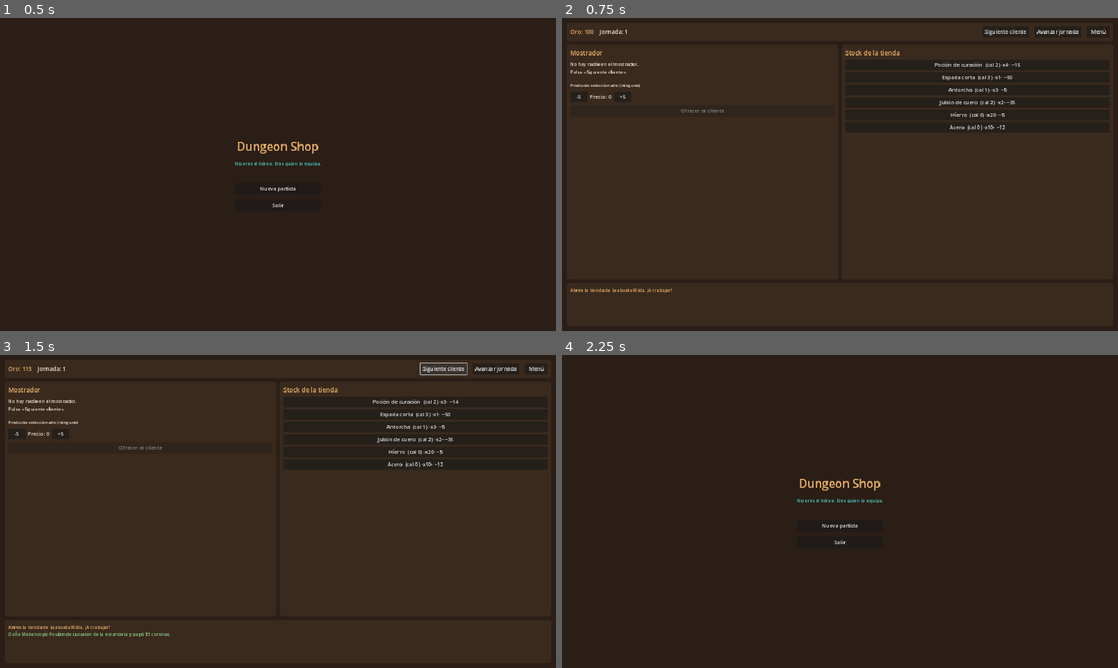
Above: before the commit, frames 1-4 (two rows, left to right).
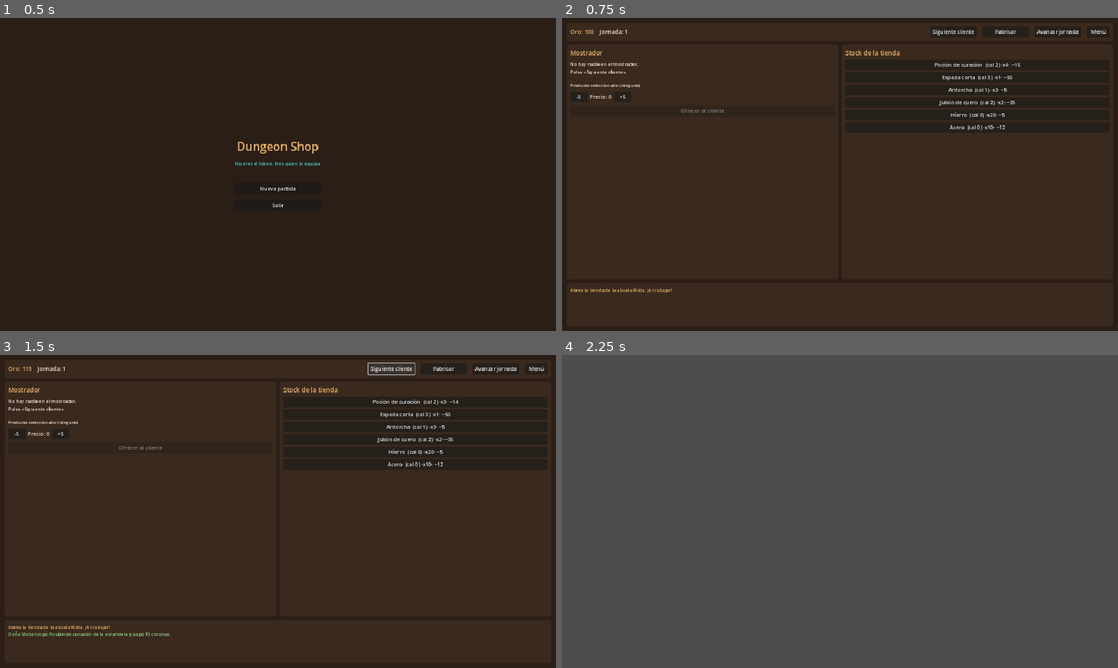
Above: after the commit, the same moments.

Repository: luckyvalentinaguirre-bot/DungeonShop
Game: Godot game, scene res://scenes/main_menu/MainMenu.tscn
Two runs of this game, one before a commit and one after it. Both use one fixed random seed, a clock stepped at 60 frames per second and the inputs below.
Inputs:
- Up to frame 1 (0.5 s): no input
- Up to frame 2 (0.75 s): click "Nueva partida" at 0.5 s
- Up to frame 3 (1.5 s): click "Siguiente cliente" at 1.25 s
- Up to frame 4 (2.25 s): click "Menú" (after the commit: "Fabricar") at 2 s

Frame 1 is identical in both runs. In frame 2, 0.1% of the frame differs, in the area x 66-84%, y 3-6%; in frame 3, 0.3%; in frame 4, 100%, in the area x 0-100%, y 0-100%.
Error after the commit: Parse Error: Cannot infer the type of "available" variable because the value doesn't have a set type. (res://scripts/ui/CraftingScreen.gd:147)

Commit message:
Fase 7 (incremento 2): panel de fabricación jugable
Añade la interfaz de fabricación al bucle jugable: eliges una receta y los
materiales del stock (con sus rasgos) y creas el objeto, que se añade al stock
para venderlo. Muestra en vivo cómo los materiales elegidos determinan la
calidad y el perfil del resultado (el pilar de identidad del juego).

- CraftingLibrary: carga recetas y estaciones desde resources/.
- CraftingResolver.satisfies(): comprobación pública para habilitar el botón.
- GameState: carga la biblioteca y expone craft() (consume materiales del stock
  y añade el resultado).
- CraftingScreen (scripts/ui/) + escena: recetas | taller | materiales + log.
- SceneRouter.goto_crafting(); botón "Fabricar" en la tienda.

Docs: Roadmap Fase 7 incremento 2 marcado.

Co-Authored-By: Claude Opus 4.8 <noreply@anthropic.com>
Claude-Session: https://claude.ai/code/session_01BvQJaW7W6TmoPXUchrmyos

Diff:
--- /dev/null
+++ b/scenes/crafting/CraftingScreen.tscn
@@ -0,0 +1,10 @@
+[gd_scene load_steps=2 format=3]
+
+[ext_resource type="Script" path="res://scripts/ui/CraftingScreen.gd" id="1_craft"]
+
+[node name="CraftingScreen" type="Control"]
+layout_mode = 3
+anchors_preset = 15
+anchor_right = 1.0
+anchor_bottom = 1.0
+script = ExtResource("1_craft")
--- /dev/null
+++ b/scripts/crafting/CraftingLibrary.gd
@@ -0,0 +1,43 @@
+class_name CraftingLibrary
+extends RefCounted
+## Carga las recetas y estaciones de fabricación desde resources/. Fuente única para
+## la UI de fabricación. Ver docs/systems/05_Crafting.md y docs/Items.md.
+
+const RECIPES_DIR := "res://resources/recipes/"
+const STATIONS_DIR := "res://resources/stations/"
+
+var _recipes: Array = []
+## id(StringName) -> CraftingStationData
+var _stations: Dictionary = {}
+
+func load_all() -> void:
+	_recipes.clear()
+	_stations.clear()
+	for res in _load_dir(RECIPES_DIR):
+		if res is RecipeData:
+			_recipes.append(res)
+	for res in _load_dir(STATIONS_DIR):
+		if res is CraftingStationData:
+			_stations[res.id] = res
+
+func recipes() -> Array:
+	return _recipes
+
+func station(station_id: StringName) -> CraftingStationData:
+	return _stations.get(station_id)
+
+func _load_dir(path: String) -> Array:
+	var out: Array = []
+	var dir := DirAccess.open(path)
+	if dir == null:
+		return out
+	dir.list_dir_begin()
+	var file_name := dir.get_next()
+	while file_name != "":
+		if not dir.current_is_dir() and file_name.ends_with(".tres"):
+			var res: Resource = load(path + file_name)
+			if res != null:
+				out.append(res)
+		file_name = dir.get_next()
+	dir.list_dir_end()
+	return out
--- a/scripts/crafting/CraftingResolver.gd
+++ b/scripts/crafting/CraftingResolver.gd
@@ -65,6 +65,13 @@
 	r.reason = "crafted"
 	return r
 
+## ¿Los materiales elegidos son suficientes para la receta? (comprobación pública
+## para que la UI pueda habilitar/deshabilitar el botón de fabricar).
+static func satisfies(recipe: RecipeData, materials: Array) -> bool:
+	if recipe == null:
+		return false
+	return _satisfies_slots(recipe, materials)
+
 ## ¿Los materiales aportados cubren todas las ranuras (categoría + cantidad)?
 static func _satisfies_slots(recipe: RecipeData, materials: Array) -> bool:
 	var provided: Dictionary = {}
--- a/scripts/managers/GameState.gd
+++ b/scripts/managers/GameState.gd
@@ -10,6 +10,7 @@
 
 var economy: EconomySystem
 var item_db: ItemDatabase
+var crafting: CraftingLibrary
 var player_wallet: WalletComponent
 ## Stock de la tienda (almacén + estantería unificados en esta primera versión).
 var stock: Inventory
@@ -24,6 +25,9 @@
 
 	item_db = ItemDatabase.new()
 	item_db.load_all()
+
+	crafting = CraftingLibrary.new()
+	crafting.load_all()
 
 	economy = EconomySystem.new()
 	economy.name = "EconomySystem"
@@ -53,6 +57,18 @@
 func spawn_customer() -> Customer:
 	var arr := CustomerSpawner.spawn_day(customer_pool, 1, rng)
 	return arr[0] if not arr.is_empty() else null
+
+## Fabrica un objeto con la receta y los materiales elegidos. Si tiene éxito,
+## consume los materiales del stock y añade el resultado. Ver docs/systems/05_Crafting.md.
+func craft(recipe: RecipeData, materials: Array) -> CraftingResolver.Result:
+	var station := crafting.station(recipe.station_id) if crafting != null else null
+	var result := CraftingResolver.craft(recipe, materials, station, item_db, rng)
+	if result.success:
+		for m in materials:
+			if m != null and m.data != null:
+				stock.remove(m.data.id, m.quantity)
+		stock.add(result.output)
+	return result
 
 ## Avanza una jornada: la demanda revierte y (cada semana) fluctúa el mercado.
 func advance_day() -> void:
--- a/scripts/managers/SceneRouter.gd
+++ b/scripts/managers/SceneRouter.gd
@@ -7,6 +7,7 @@
 
 const MAIN_MENU := "res://scenes/main_menu/MainMenu.tscn"
 const SHOP := "res://scenes/shop/Shop.tscn"
+const CRAFTING := "res://scenes/crafting/CraftingScreen.tscn"
 
 func goto(path: String) -> void:
 	get_tree().change_scene_to_file(path)
@@ -16,3 +17,6 @@
 
 func goto_main_menu() -> void:
 	goto(MAIN_MENU)
+
+func goto_crafting() -> void:
+	goto(CRAFTING)
--- /dev/null
+++ b/scripts/ui/CraftingScreen.gd
@@ -0,0 +1,227 @@
+extends Control
+## Pantalla de fabricación: elige una receta y los materiales (con sus rasgos) del
+## stock, y crea el objeto, que se añade al stock para venderlo. Muestra en vivo cómo
+## los materiales elegidos determinan la calidad/perfil. Ver docs/systems/05_Crafting.md.
+
+var _gold_label: Label
+var _recipe_box: VBoxContainer
+var _materials_box: VBoxContainer
+var _selection_label: Label
+var _info_label: Label
+var _craft_btn: Button
+var _log: RichTextLabel
+
+var _selected_recipe: RecipeData
+var _selection: Array = []  # ItemInstance (unidades elegidas)
+
+func _ready() -> void:
+	if GameState.economy == null:
+		GameState.new_game()
+	set_anchors_and_offsets_preset(Control.PRESET_FULL_RECT)
+	UiFactory.background(self)
+	_build_ui()
+	_refresh_all()
+
+func _build_ui() -> void:
+	var margin := MarginContainer.new()
+	margin.set_anchors_and_offsets_preset(Control.PRESET_FULL_RECT)
+	for side in ["left", "top", "right", "bottom"]:
+		margin.add_theme_constant_override("margin_" + side, 16)
+	add_child(margin)
+
+	var root := UiFactory.vbox(12)
+	margin.add_child(root)
+
+	# HUD
+	var hud := UiFactory.panel()
+	var hud_row := UiFactory.hbox(20)
+	hud.add_child(hud_row)
+	hud_row.add_child(UiFactory.label("Fabricación", 22, UiFactory.COL_ACCENT))
+	_gold_label = UiFactory.label("Oro: 0", 18)
+	hud_row.add_child(_gold_label)
+	var spacer := Control.new()
+	spacer.size_flags_horizontal = Control.SIZE_EXPAND_FILL
+	hud_row.add_child(spacer)
+	var back := UiFactory.button("Volver a la tienda")
+	back.pressed.connect(func() -> void: SceneRouter.goto_shop())
+	hud_row.add_child(back)
+	root.add_child(hud)
+
+	# Cuerpo: recetas | selección | materiales
+	var body := UiFactory.hbox(12)
+	body.size_flags_vertical = Control.SIZE_EXPAND_FILL
+	root.add_child(body)
+	body.add_child(_build_recipes_panel())
+	body.add_child(_build_selection_panel())
+	body.add_child(_build_materials_panel())
+
+	# Log
+	var log_panel := UiFactory.panel()
+	log_panel.custom_minimum_size = Vector2(0, 120)
+	_log = RichTextLabel.new()
+	_log.bbcode_enabled = true
+	_log.scroll_following = true
+	_log.add_theme_color_override("default_color", UiFactory.COL_TEXT)
+	log_panel.add_child(_log)
+	root.add_child(log_panel)
+
+func _build_recipes_panel() -> Control:
+	var panel := UiFactory.panel()
+	panel.size_flags_horizontal = Control.SIZE_EXPAND_FILL
+	var box := UiFactory.vbox(6)
+	panel.add_child(box)
+	box.add_child(UiFactory.label("Recetas", 18, UiFactory.COL_ACCENT))
+	_recipe_box = UiFactory.vbox(6)
+	box.add_child(_recipe_box)
+	return panel
+
+func _build_selection_panel() -> Control:
+	var panel := UiFactory.panel()
+	panel.size_flags_horizontal = Control.SIZE_EXPAND_FILL
+	var box := UiFactory.vbox(8)
+	panel.add_child(box)
+	box.add_child(UiFactory.label("Taller", 18, UiFactory.COL_ACCENT))
+	_info_label = UiFactory.label("Elige una receta.", 15)
+	box.add_child(_info_label)
+	_selection_label = UiFactory.label("Materiales elegidos: (ninguno)", 15)
+	box.add_child(_selection_label)
+	var clear_btn := UiFactory.button("Limpiar selección")
+	clear_btn.pressed.connect(_clear_selection)
+	box.add_child(clear_btn)
+	_craft_btn = UiFactory.button("Fabricar")
+	_craft_btn.disabled = true
+	_craft_btn.pressed.connect(_on_craft)
+	box.add_child(_craft_btn)
+	return panel
+
+func _build_materials_panel() -> Control:
+	var panel := UiFactory.panel()
+	panel.size_flags_horizontal = Control.SIZE_EXPAND_FILL
+	var box := UiFactory.vbox(6)
+	panel.add_child(box)
+	box.add_child(UiFactory.label("Materiales en stock", 18, UiFactory.COL_ACCENT))
+	var scroll := ScrollContainer.new()
+	scroll.size_flags_vertical = Control.SIZE_EXPAND_FILL
+	scroll.horizontal_scroll_mode = ScrollContainer.SCROLL_MODE_DISABLED
+	box.add_child(scroll)
+	_materials_box = UiFactory.vbox(6)
+	_materials_box.size_flags_horizontal = Control.SIZE_EXPAND_FILL
+	scroll.add_child(_materials_box)
+	return panel
+
+# ------------------------------------------------------------------------ lógica
+func _refresh_all() -> void:
+	_gold_label.text = "Oro: %d" % GameState.gold()
+	_refresh_recipes()
+	_refresh_materials()
+	_refresh_selection()
+
+func _refresh_recipes() -> void:
+	for c in _recipe_box.get_children():
+		c.queue_free()
+	var recipes := GameState.crafting.recipes()
+	if recipes.is_empty():
+		_recipe_box.add_child(UiFactory.label("(No hay recetas)", 14))
+		return
+	for recipe in recipes:
+		var btn := UiFactory.button(recipe.display_name)
+		btn.custom_minimum_size = Vector2(0, 34)
+		btn.pressed.connect(_select_recipe.bind(recipe))
+		_recipe_box.add_child(btn)
+
+func _select_recipe(recipe: RecipeData) -> void:
+	_selected_recipe = recipe
+	_clear_selection()
+	_info_label.text = "Receta: %s\nNecesita: %s\nProduce: %s" % [
+		recipe.display_name, _slots_text(recipe), _output_name(recipe),
+	]
+
+func _refresh_materials() -> void:
+	for c in _materials_box.get_children():
+		c.queue_free()
+	var found := false
+	for slot in GameState.stock.get_items():
+		if slot.data == null or slot.data.category != GameEnums.Category.MATERIAL:
+			continue
+		found = true
+		var available := slot.quantity - _selected_count(slot.data.id)
+		var btn := UiFactory.button("%s ·x%d· (+)" % [slot.data.display_name, available])
+		btn.custom_minimum_size = Vector2(0, 32)
+		btn.disabled = available <= 0
+		btn.pressed.connect(_add_material.bind(slot))
+		_materials_box.add_child(btn)
+	if not found:
+		_materials_box.add_child(UiFactory.label("(Sin materiales en stock)", 14))
+
+func _add_material(slot: ItemInstance) -> void:
+	if _selected_recipe == null:
+		_log_line("Elige primero una receta.")
+		return
+	if slot.quantity - _selected_count(slot.data.id) <= 0:
+		return
+	_selection.append(ItemInstance.new(slot.data, slot.quality, 1))
+	_refresh_selection()
+	_refresh_materials()
+
+func _clear_selection() -> void:
+	_selection.clear()
+	_refresh_selection()
+	_refresh_materials()
+
+func _refresh_selection() -> void:
+	if _selection.is_empty():
+		_selection_label.text = "Materiales elegidos: (ninguno)"
+	else:
+		var names: Array = []
+		for m in _selection:
+			names.append(m.data.display_name)
+		_selection_label.text = "Materiales elegidos: " + ", ".join(names)
+	_craft_btn.disabled = not CraftingResolver.satisfies(_selected_recipe, _selection)
+
+func _on_craft() -> void:
+	if _selected_recipe == null:
+		return
+	var result := GameState.craft(_selected_recipe, _selection)
+	if result.success:
+		var out := result.output
+		var defect_txt := "  [color=#d98f6a](¡defectuoso!)[/color]" if out.defect else ""
+		_log_line("[color=#8fd08a]Fabricaste %s (calidad %d)%s. Perfil: %s[/color]" % [
+			out.data.display_name, out.quality, defect_txt, str(out.attributes),
+		])
+	else:
+		_log_line("[color=#d98f6a]No se pudo fabricar: %s[/color]" % result.reason)
+	_clear_selection()
+	_refresh_all()
+
+# ------------------------------------------------------------------------ helpers
+func _selected_count(item_id: StringName) -> int:
+	var n := 0
+	for m in _selection:
+		if m.data != null and m.data.id == item_id:
+			n += 1
+	return n
+
+func _slots_text(recipe: RecipeData) -> String:
+	var parts: Array = []
+	var count: int = mini(recipe.required_categories.size(), recipe.required_quantities.size())
+	for i in count:
+		parts.append("%dx %s" % [int(recipe.required_quantities[i]), _cat_name(int(recipe.required_categories[i]))])
+	return ", ".join(parts) if not parts.is_empty() else "(nada)"
+
+func _output_name(recipe: RecipeData) -> String:
+	var data := GameState.item_db.get_item(recipe.output_item_id)
+	return data.display_name if data != null else str(recipe.output_item_id)
+
+func _log_line(text: String) -> void:
+	if _log != null:
+		_log.append_text(text + "\n")
+
+func _cat_name(category: int) -> String:
+	match category:
+		GameEnums.Category.WEAPON: return "arma"
+		GameEnums.Category.ARMOR: return "armadura"
+		GameEnums.Category.POTION: return "poción"
+		GameEnums.Category.TOOL: return "herramienta"
+		GameEnums.Category.MAGIC: return "objeto mágico"
+		GameEnums.Category.MATERIAL: return "material"
+		_: return "objeto"
--- a/scripts/ui/ShopScreen.gd
+++ b/scripts/ui/ShopScreen.gd
@@ -71,6 +71,9 @@
 	var next_btn := UiFactory.button("Siguiente cliente")
 	next_btn.pressed.connect(_on_next_customer)
 	row.add_child(next_btn)
+	var craft_btn := UiFactory.button("Fabricar")
+	craft_btn.pressed.connect(func() -> void: SceneRouter.goto_crafting())
+	row.add_child(craft_btn)
 	var day_btn := UiFactory.button("Avanzar jornada")
 	day_btn.pressed.connect(_on_advance_day)
 	row.add_child(day_btn)
Not shown, changed: docs/Roadmap.md
